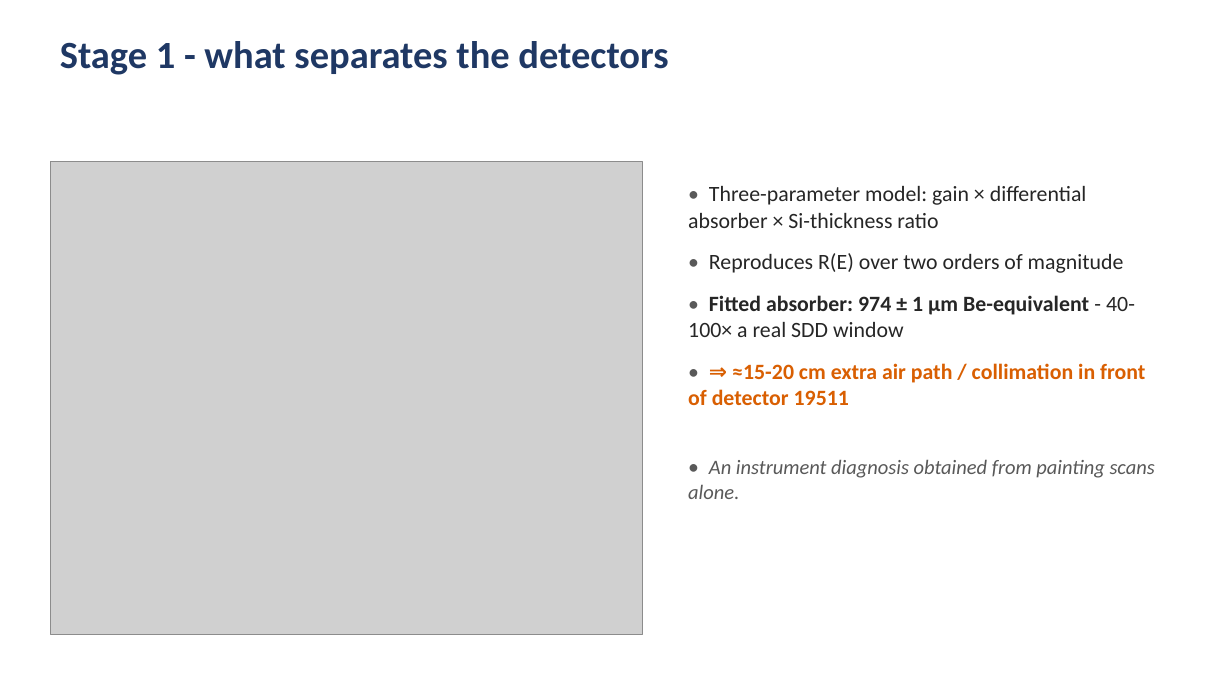
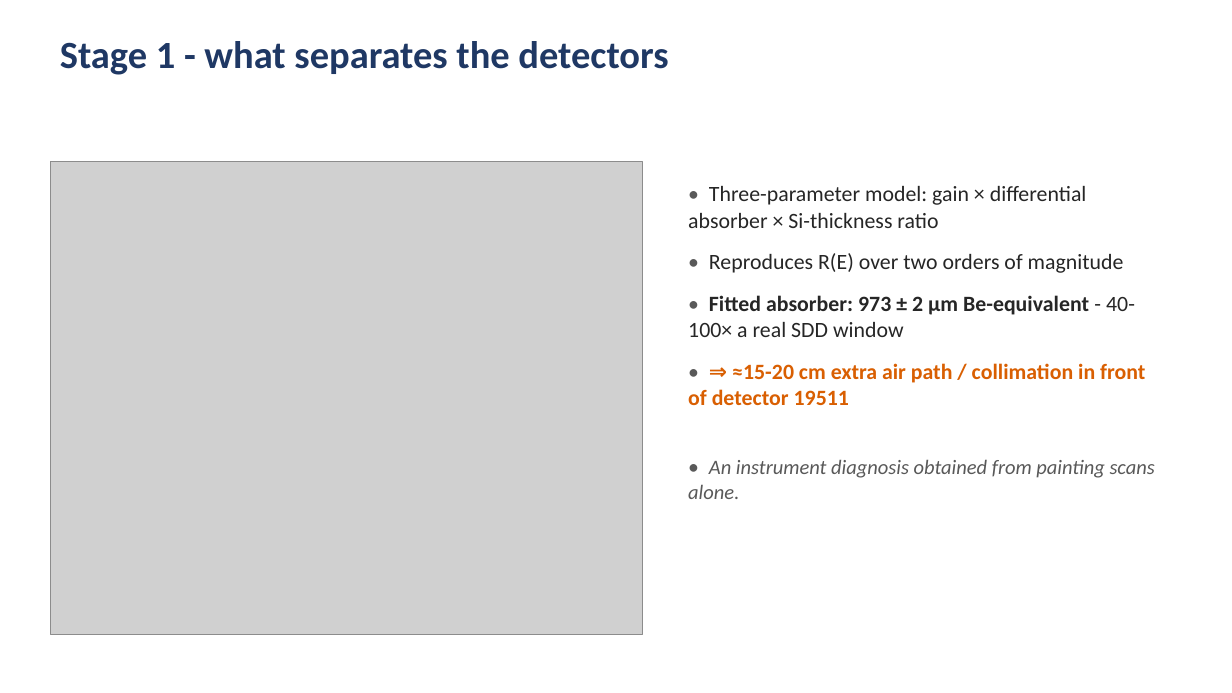
Before and after one commit to JankoVukobratovic/VincaInternship, a slide deck: slide 6 of presentation/dual_detector_talk.pptx. Drawn at 1232x693 pixels with LibreOffice and Linux fonts; fonts in the diff are those of the drawing; grey boxes stand for pictures. Boxes give left, top, right and bottom in pixels: in the first picture for what was removed or moved away, otherwise in the second. Text is boxed around its words. In the diff, an @@ line names an element or a change of style, - is before the commit and + after.

```diff
--- a/presentation/dual_detector_talk.pptx
+++ b/presentation/dual_detector_talk.pptx
@@ text at <box>688,295,1135,337</box>: text changed @@
-• Fitted absorber: 974 ± 1 µm Be-equivalent - 40-100× a real SDD window
+• Fitted absorber: 973 ± 2 µm Be-equivalent - 40-100× a real SDD window
```
Also in this commit, not shown: 2 other slides changed, 1 slide added, 1 slide removed, 2 other files.
